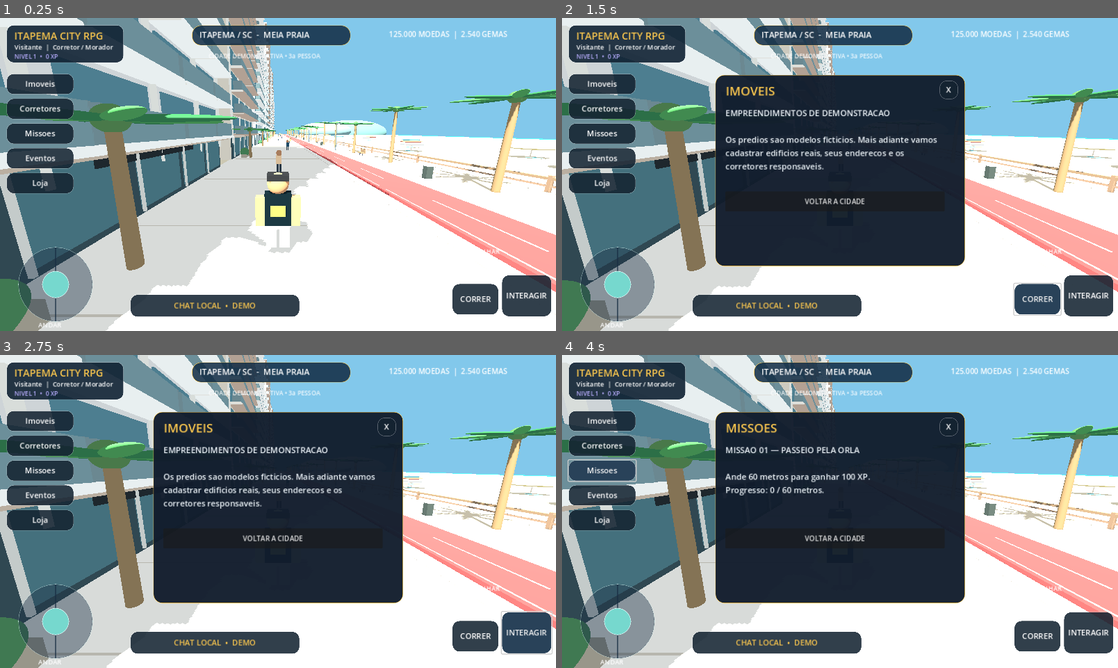
Above: before the commit, frames 1-4 (two rows, left to right).
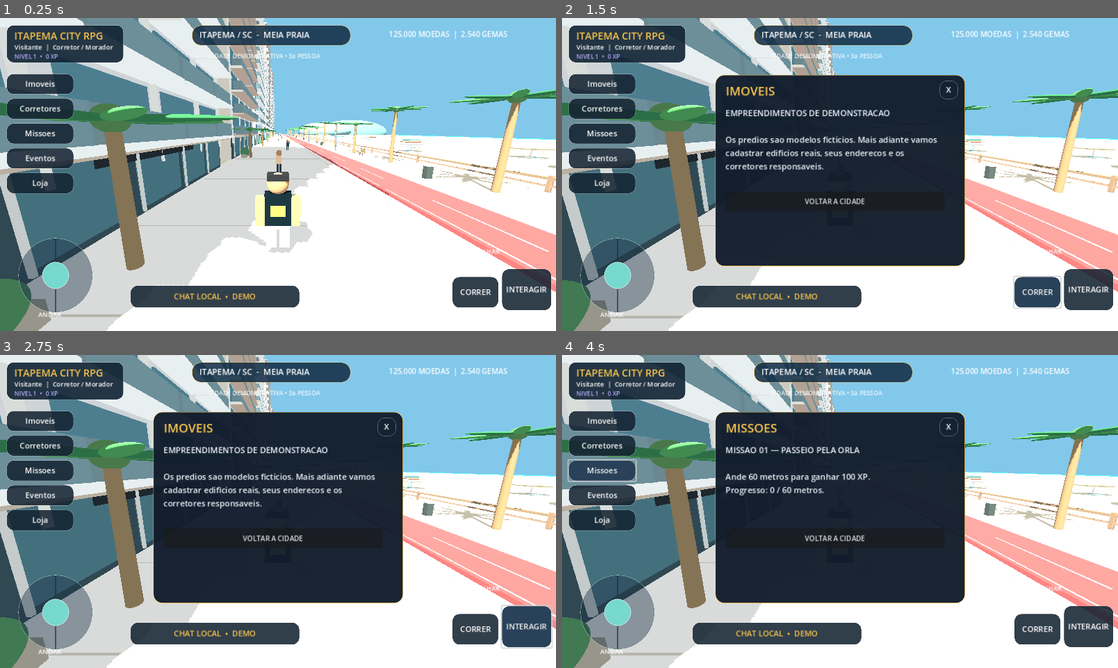
Above: after the commit, the same moments.

Repository: renatoaptv/Itapema-city-rpg
Game: Godot game, scene res://scenes/main.tscn
Two runs of this game, one before a commit and one after it. Both use one fixed random seed, a clock stepped at 60 frames per second and the inputs below.
Inputs:
- Up to frame 1 (0.25 s): no input
- Up to frame 2 (1.5 s): click "Imoveis" at 0.5 s; click "CORRER" at 1.25 s
- Up to frame 3 (2.75 s): click "INTERAGIR" at 2 s
- Up to frame 4 (4 s): click "Corretores" at 2.75 s; click "Missoes" at 3.5 s

The runs differ from the first frame. In frame 1, 4.3% of the frame differs, in the area x 3-100%, y 70-99%; in frame 2, 4.3%; in frame 3, 4.4%; in frame 4, 4.3%.

Commit message:
Ajusta controles inferiores para telas horizontais com barra do Windows

Diff:
--- a/scripts/main.gd
+++ b/scripts/main.gd
@@ -206,7 +206,7 @@
 	_label(hud, "CIDADE DEMONSTRATIVA • 3a PESSOA", Vector2(480, 77), Vector2(365, 24), 14, Color("#ffffffdd"))
 	_label(hud, "ARRASTE A TELA PARA OLHAR", Vector2(949, 527), Vector2(290, 20), 14, Color.WHITE)
 	var joy_base := Panel.new()
-	joy_base.position = Vector2(42, 527)
+	joy_base.position = Vector2(42, 506)
 	joy_base.size = Vector2(172, 172)
 	joy_base.add_theme_stylebox_override("panel", _style(Color("#182d426a"), Color("#d4f1ee88"), 90))
 	joy_base.mouse_filter = Control.MOUSE_FILTER_IGNORE
@@ -217,13 +217,13 @@
 	joystick_dot.add_theme_stylebox_override("panel", _style(Color("#76d8ce"), Color("#e4fffd"), 48))
 	joystick_dot.mouse_filter = Control.MOUSE_FILTER_IGNORE
 	joy_base.add_child(joystick_dot)
-	_label(hud, "ANDAR", Vector2(88, 695), Vector2(100, 24), 15, Color.WHITE)
-	var chat := _button(hud, "CHAT LOCAL  •  DEMO", Vector2(300, 636), Vector2(390, 52), "Chat")
+	_label(hud, "ANDAR", Vector2(88, 671), Vector2(100, 24), 15, Color.WHITE)
+	var chat := _button(hud, "CHAT LOCAL  •  DEMO", Vector2(300, 615), Vector2(390, 52), "Chat")
 	chat.add_theme_color_override("font_color", GOLD)
-	var run := _button(hud, "CORRER", Vector2(1041, 611), Vector2(107, 72), "")
+	var run := _button(hud, "CORRER", Vector2(1041, 595), Vector2(107, 72), "")
 	run.button_down.connect(func(): sprint = true)
 	run.button_up.connect(func(): sprint = false)
-	_button(hud, "INTERAGIR", Vector2(1155, 591), Vector2(115, 96), "Imoveis")
+	_button(hud, "INTERAGIR", Vector2(1155, 577), Vector2(115, 96), "Imoveis")
 	# Modal demonstrativo.
 	pop = Panel.new()
 	pop.position = Vector2(353, 131)
@@ -303,7 +303,7 @@
 	_open_menu("Chat")
 
 func _move_joystick(point: Vector2) -> void:
-	var offset := (point - Vector2(128, 613)) / 68.0
+	var offset := (point - Vector2(128, 592)) / 68.0
 	joystick = offset.limit_length(1.0)
 	if joystick_dot:
 		joystick_dot.position = Vector2(55, 55) + joystick * 49.0
